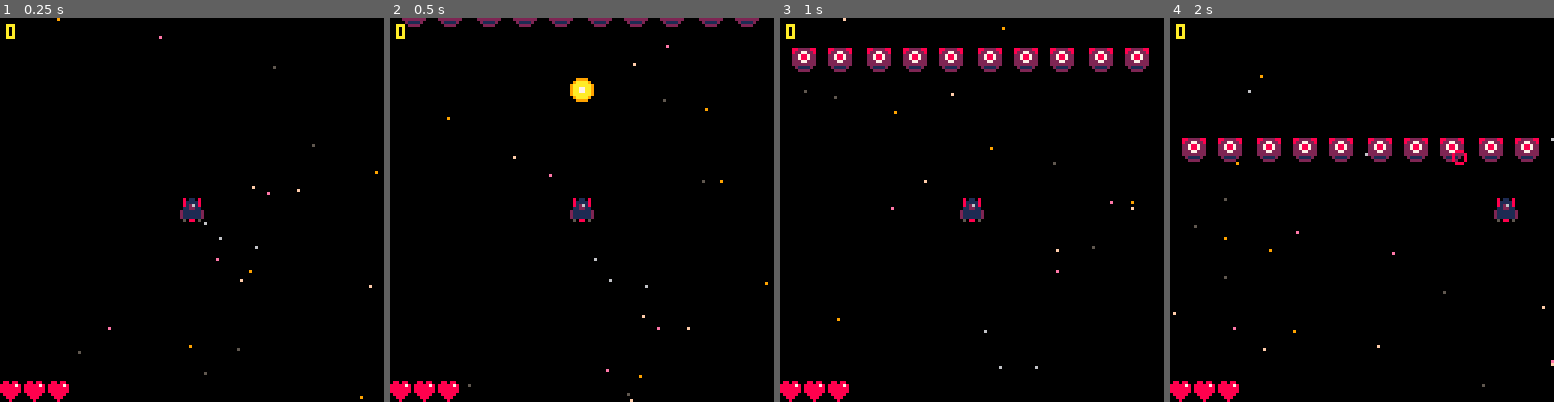
Above: before the commit, frames 1-4 (left to right).
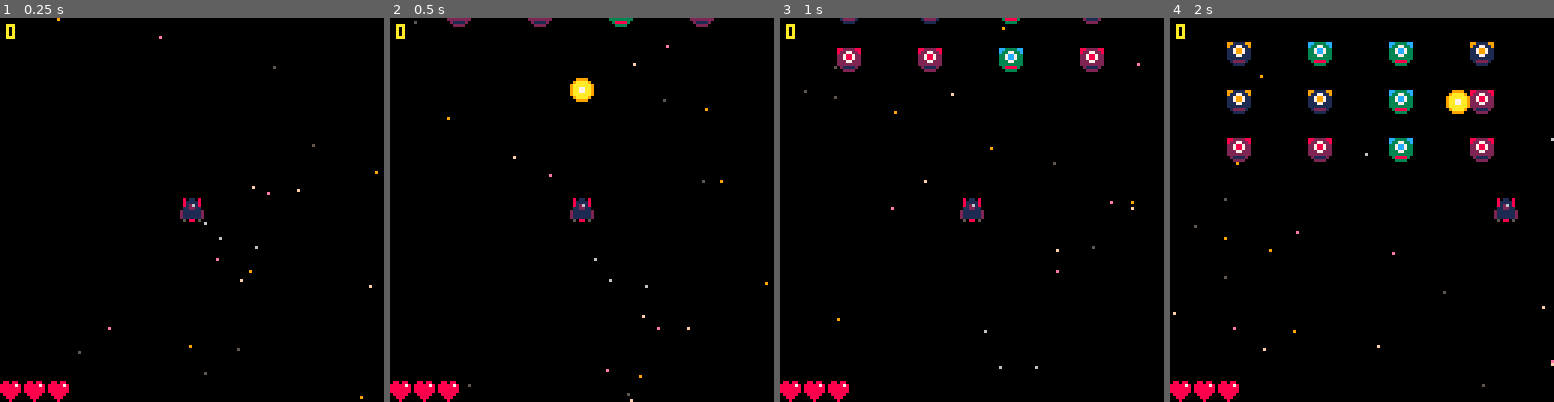
Above: after the commit, the same moments.

Repository: dotmobo/shoot-the-moon
Game: PICO-8 cartridge shooter.p8
Same seed, same stepped clock (60 frames per second), same inputs: the game is played once before the commit and once after it.
Inputs:
- Up to frame 1 (0.25 s): no input
- Up to frame 2 (0.5 s): tap X (X key) at 0.33 s
- Up to frame 3 (1 s): tap O (Z key) at 0.7 s
- Up to frame 4 (2 s): tap X (X key) at 1.07, 1.85 s; hold Right from 1.6 s (still down); tap O (Z key) at 1.7 s

Frame 1 is identical in both runs. In frame 2, 1.3% of the frame differs, in the area x 3-97%, y 0-3%; in frame 3, 4.2%; in frame 4, 7.2%, in the area x 3-97%, y 6-39%.

Commit message:
improve wave

Diff:
--- a/shooter.p8
+++ b/shooter.p8
@@ -21,7 +21,7 @@
 	update_bullets()
 	if #enemies==0 then
 		if score<5000 then
-			spawn_enemies(2+ceil(rnd(8)))
+			spawn_enemies(2+ceil(rnd(10)))
 		elseif #boss==0 then
 			spawn_boss(1)
 		end
@@ -43,10 +43,7 @@
 	end
 	-- vaisseau
 	spr(1,p.x,p.y)
-	-- enemies
-	for e in all(enemies) do
-		spr(3,e.x,e.y)
-	end
+	draw_enemies()
 	draw_boss()
 	draw_explosions()
 	--score
@@ -155,13 +152,34 @@
 -->8
 --enemies
 function spawn_enemies(n)
-	gap=(128-8*n)/(n+1)
 	for i=1,n do
+		local x,y,gap,nr,ir
+		if i<=4 then
+		 ir=i
+		 if (n>4) nr=4 else nr=n
+			gap=(128-8*nr)/(nr+1)
+			x=gap*ir+8*(ir-1)
+			y=-20
+		elseif i>4 and i<=8 then
+		 ir=i-4
+			if (n>8) nr=8-4 else nr=n-4
+			gap=(128-8*nr)/(nr+1)
+			x=gap*ir+8*(ir-1)
+	 	y=-20-2*8
+	 elseif i>8 then
+		 nr=n-8
+	  ir=i-8
+	 	gap=(128-8*nr)/(nr+1)
+	 	x=gap*ir+8*(ir-1)
+	 	y=-20-4*8
+		end
+
 		new_enemy={
-			x=gap*i+8*(i-1),
-			y=-20,
+			x=x,
+			y=y,
 			life=3,
-			speed=0.5
+			speed=0.5,
+			type=rnd({3,19,35,51})
 		}
 		add(enemies, new_enemy)
 		end
@@ -186,6 +204,12 @@
 				end
 			end
 		end
+	end
+end
+
+function draw_enemies()
+	for e in all(enemies) do
+		spr(e.type,e.x,e.y)
 	end
 end
 -->8
Not shown, changed: 24 lines of the sprite sheet (__gfx__) section of shooter.p8
